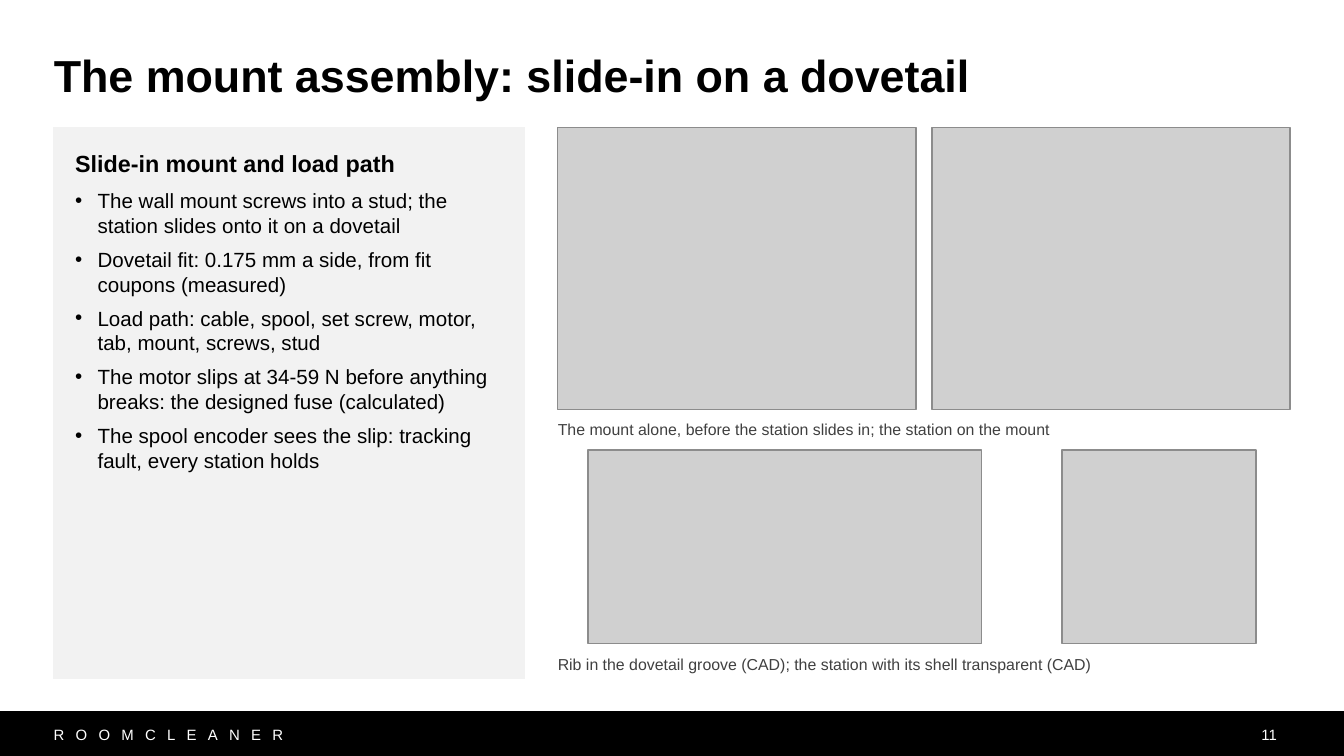
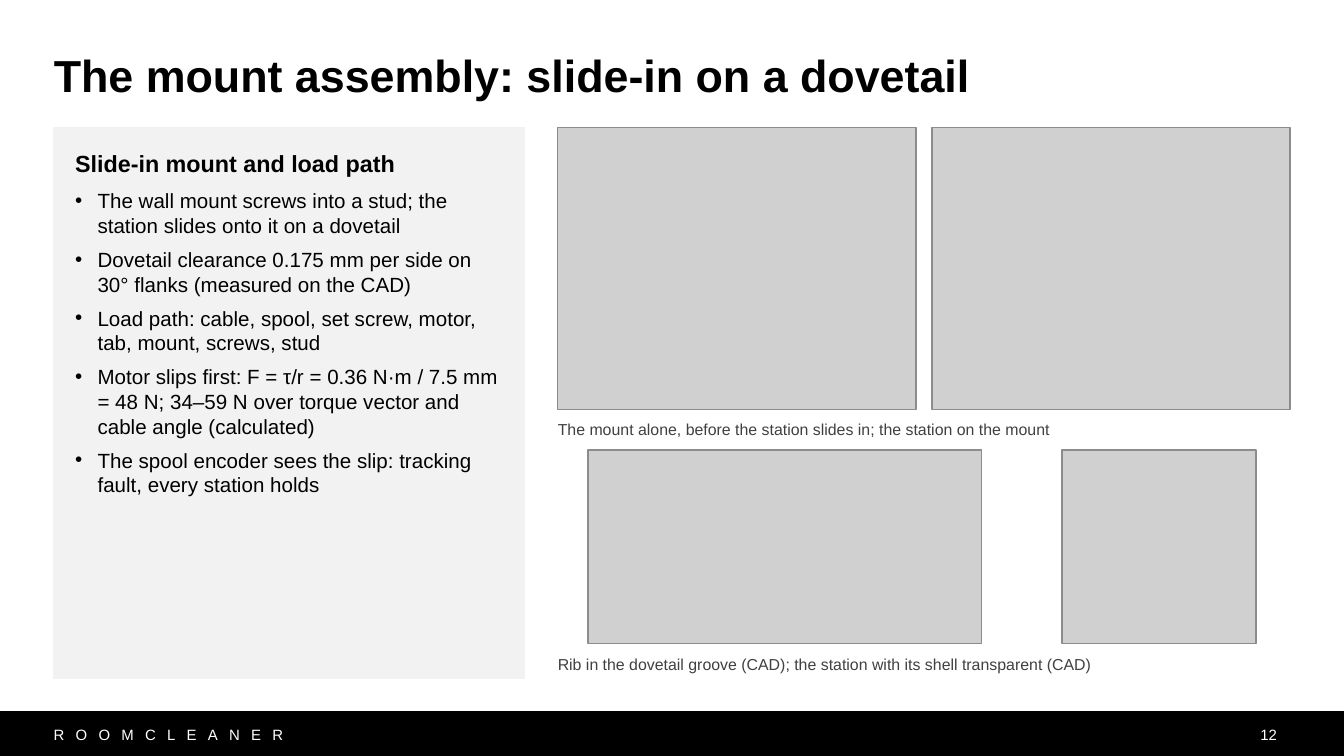
Before and after one commit to Jaspario1199/RoomCleaner, a slide deck: slide 12 of docs/presentation/deck_v10/RoomCleaner_Buntinx_v10.pptx (slide 11 before the commit). Drawn at 1344x756 pixels with LibreOffice and Linux fonts; fonts in the diff are those of the drawing; grey boxes stand for pictures. Boxes give left, top, right and bottom in pixels: in the first picture for what was removed or moved away, otherwise in the second. Text is boxed around its words. In the diff, an @@ line names an element or a change of style, - is before the commit and + after.

```diff
--- a/docs/presentation/deck_v10/RoomCleaner_Buntinx_v10.pptx
+++ b/docs/presentation/deck_v10/RoomCleaner_Buntinx_v10.pptx
@@ text in rectangle at bbox=[98, 252, 471, 297]: text changed @@
-• Dovetail fit: 0.175 mm a side, from fit coupons (measured)
+• Dovetail clearance 0.175 mm per side on 30° flanks (measured on the CAD)
@@ text in rectangle at bbox=[98, 369, 497, 438]: text changed @@
-• The motor slips at 34-59 N before anything breaks: the designed fuse (calculated)
+• Motor slips first: F = τ/r = 0.36 N·m / 7.5 mm = 48 N; 34–59 N over torque vector and cable angle (calculated)
@@ page number at bbox=[1260, 729, 1277, 740]: text changed @@
-11
+12
```
Also in this commit, not shown: 9 other slides changed, 3 slides added, 2 slides removed, 9 other files.
